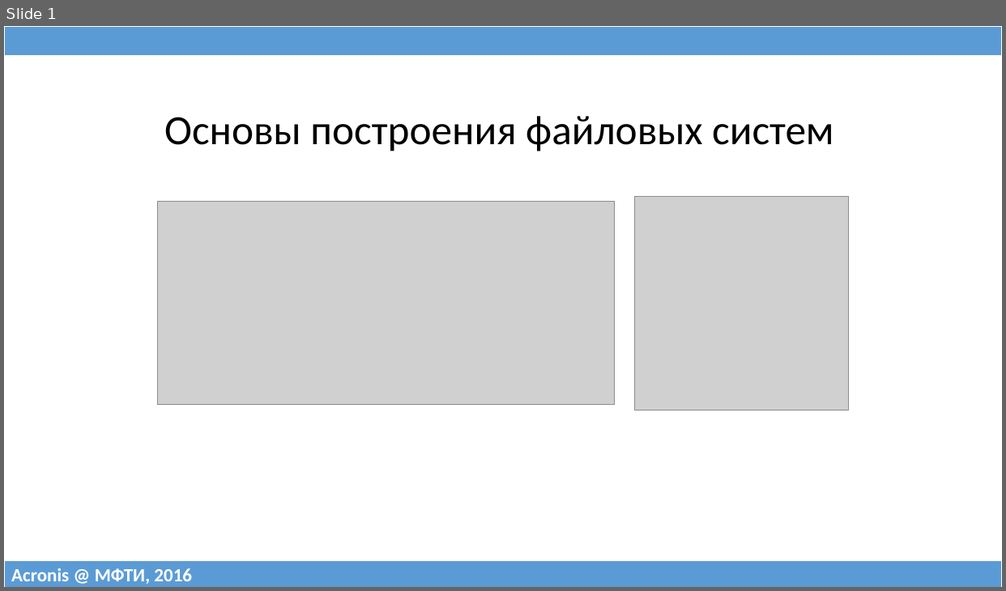
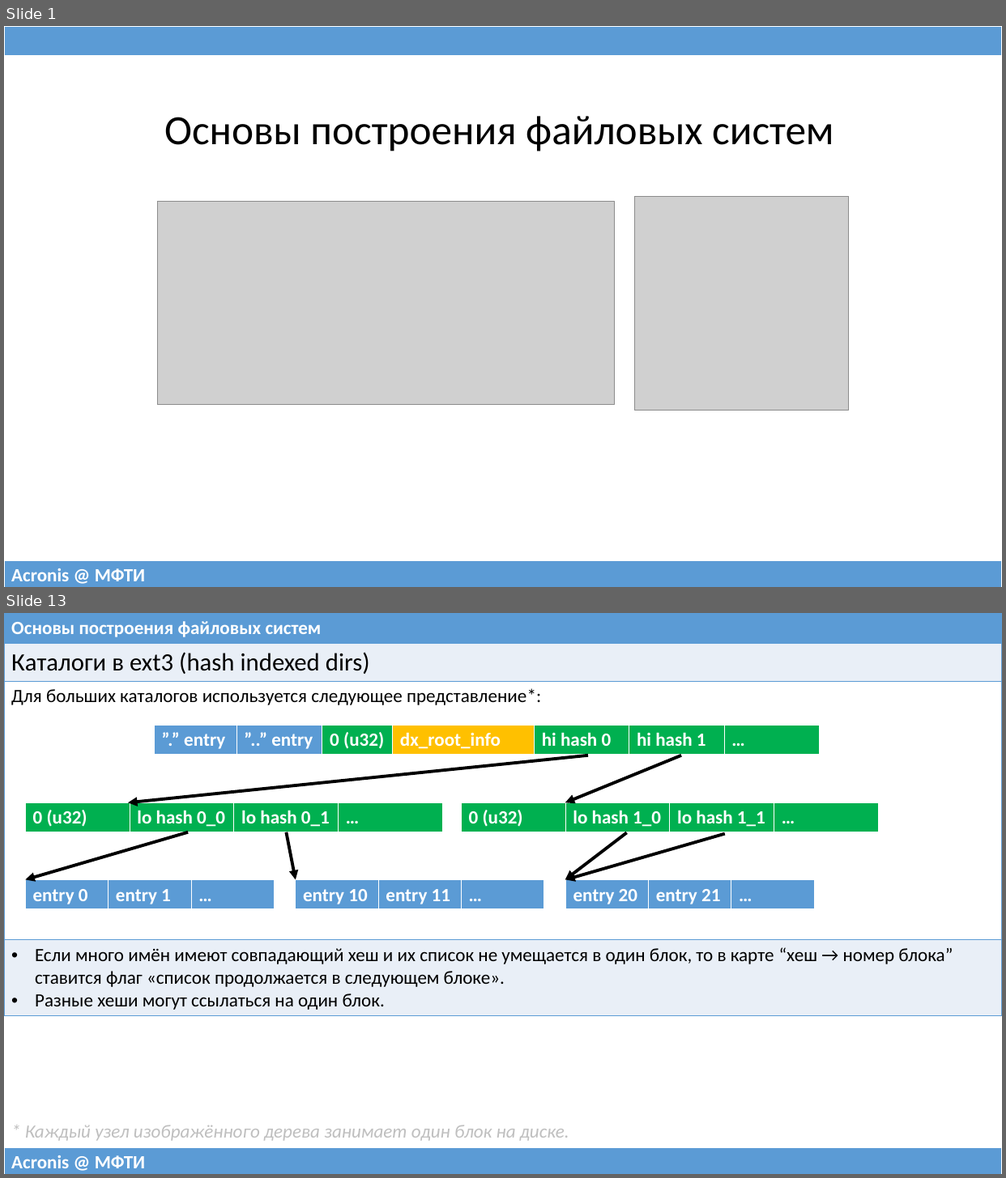
Before and after one commit to 75cc8545e7b021ed280ed0ef99fc7fc4/filesystems-101, a slide deck: talks/src/class04.pptx. Shown one above the other, each under a label of ours: slide 1 before the commit, slides 1 and 13 after it; the slides between them are not shown. The pictures are 1006x591 and 1006x1178 pixels, drawn with LibreOffice and Linux fonts; fonts in the diff are those of the drawing; grey boxes stand for pictures. Boxes give left, top, right and bottom in pixels: in the first picture for what was removed or moved away, otherwise in the second. Text is boxed around its words. In the diff, an @@ line names an element or a change of style, - is before the commit and + after.

```diff
--- a/talks/src/class04.pptx
+++ b/talks/src/class04.pptx
@@ slide 13 added at <box>4,613,1002,1174</box>, background #FFFFFF @@
@@ table added at <box>4,613,1002,1013</box>, 4 rows, 1 columns @@
+Основы построения файловых систем
+Каталоги в ext3 (hash indexed dirs)
+Для больших каталогов используется следующее представление*:
+Если много имён имеют совпадающий хеш и их список не умещается в один блок, то в карте “хеш → номер блока” ставится флаг «список продолжается в следующем блоке». / Разные хеши могут ссылаться на один блок.
@@ table added at <box>155,726,819,756</box>, 1 rows, 7 columns @@
+”.” entry | ”..” entry | 0 (u32) | dx_root_info | hi hash 0 | hi hash 1 | …
@@ arrow added from (588, 756) to (128, 803), #000000 3 pt @@
@@ arrow added from (681, 756) to (565, 803), #000000 3 pt @@
@@ table added at <box>26,803,442,834</box>, 1 rows, 4 columns @@
+0 (u32) | lo hash 0_0 | lo hash 0_1 | …
@@ table added at <box>462,803,878,834</box>, 1 rows, 4 columns @@
+0 (u32) | lo hash 1_0 | lo hash 1_1 | …
@@ arrow added from (188, 833) to (26, 880), #000000 3 pt @@
@@ arrow added from (286, 833) to (296, 880), #000000 3 pt @@
@@ arrow added from (627, 833) to (565, 880), #000000 3 pt @@
@@ arrow added from (725, 834) to (565, 880), #000000 3 pt @@
@@ table added at <box>26,880,275,911</box>, 1 rows, 3 columns @@
+entry 0 | entry 1 | …
@@ table added at <box>296,880,544,911</box>, 1 rows, 3 columns @@
+entry 10 | entry 11 | …
@@ table added at <box>565,880,815,910</box>, 1 rows, 3 columns @@
+entry 20 | entry 21 | …
@@ text added at <box>25,1125,569,1141</box>, 18 pt, text #BFBFBF, italic @@
+* Каждый узел изображённого дерева занимает один блок на диске.
@@ table added at <box>4,1148,1002,1174</box>, 1 rows, 1 columns @@
+Acronis @ МФТИ
@@ slide 1 changed as well @@
@@ table at <box>4,561,1002,587</box> @@
-row 1, column 1: Acronis @ МФТИ, 2016
+row 1, column 1: Acronis @ МФТИ
```
Also in this commit, not shown: 2 other slides changed, 26 other slides added, 31 slides removed, 3 other files.
